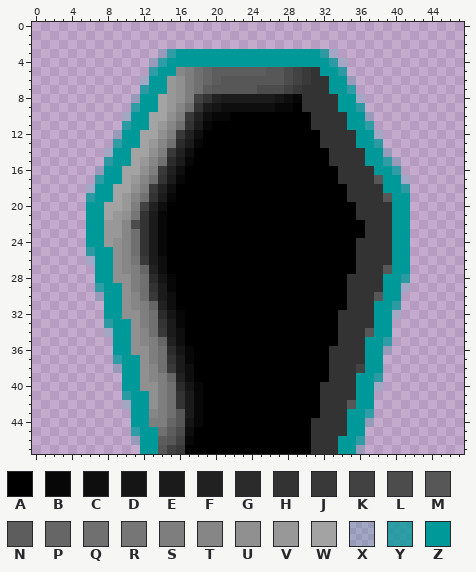
Edited in one commit: pixel-art sprite (res/objects/door/graphics.png). Above, as it was before the edit.
The file is 48x48 pixels. Colours within 5 levels of each other are drawn and written as one.
Palette (. is transparent): A #000000  B #070707  C #0e0e0e  D #151515  E #1b1b1b  F #212121  G #2b2b2b  H #333333  J #393939  K #424242  L #4c4c4c  M #575757  N #5d5d5d  P #666666  Q #707070  R #767676  S #7e7e7e  T #868686  U #909090  V #989898  W #a3a3a3  X #0099992c  Y #009999c3  Z #009999
Pixels before, first column x 6:
 3 ........XYZZZZZZZZZZZZZZZZYX........
 4 .......XYZZZZZZZZZZZZZZZZZZYX.......
 5 .......YZZTSQPNNNNNNMMLKJHZZY.......
 6 ......XZZVUSQPNMMMMMMMLKJHHZZX......
 7 ......YZZVUSQNMMMMMLLLKJHHHZZY......
 8 .....XZZWVUSKHFEEEEEEDCBHHHHZZX.....
 9 .....YZZWVTQHEDCCCCCCBBAHHHHZZY.....
10 ....XZZWWUSJFCBBAAAAAAAAAHHHHZZX....
11 ....YZZWVTQHEBAAAAAAAAAAAHHHHZZY....
12 ...XZZWWUSJFCAAAAAAAAAAAAAHHHHZZX...
13 ...YZZWVTQGEBAAAAAAAAAAAAAHHHHZZY...
14 ..XZZWWUSJFCAAAAAAAAAAAAAAAHHHHZZX..
15 ..YZZWVTQGEBAAAAAAAAAAAAAAAHHHHZZYX.
16 .XZZWWUSJFCAAAAAAAAAAAAAAAAAHHHHZZY.
17 .YZZWVTQHEBAAAAAAAAAAAAAAAAAHHHHMZZX
18 XZZWWUSJFCAAAAAAAAAAAAAAAAAAAHHHHZZY
19 YZZWVTQHEBAAAAAAAAAAAAAAAAAAAHHHHMZZ
20 ZZWWVSKFCAAAAAAAAAAAAAAAAAAAAAHHHHZZ
21 ZZWVURHEBAAAAAAAAAAAAAAAAAAAAAHHHHZZ
22 ZZVVTLHEBAAAAAAAAAAAAAAAAAAAAAAHHHZZ
23 ZZVVTQHEBAAAAAAAAAAAAAAAAAAAAAAHHHZZ
24 ZZVUTQHEBAAAAAAAAAAAAAAAAAAAAAHHHHZZ
25 YZZUTQHEBAAAAAAAAAAAAAAAAAAAAAHHHHZZ
26 XZZUTRJECAAAAAAAAAAAAAAAAAAAAAHHHHZZ
27 .ZZUTSPFCAAAAAAAAAAAAAAAAAAAAAHHHMZZ
28 .ZZUUSQGDBAAAAAAAAAAAAAAAAAAAHHHHZZY
29 .YZZUSQHEBAAAAAAAAAAAAAAAAAAAHHHHZZX
30 .XZZUTQJECAAAAAAAAAAAAAAAAAAAHHHMZZ.
31 ..ZZUTSPFCAAAAAAAAAAAAAAAAAAAHHHZZY.
32 ..ZZUUSQGDBAAAAAAAAAAAAAAAAAHHHHZZX.
33 ..YZZUSQHEBAAAAAAAAAAAAAAAAAHHHHZZ..
34 ..XZZUTQJECAAAAAAAAAAAAAAAAAHHHMZZ..
35 ...ZZUTSPFCAAAAAAAAAAAAAAAAAHHHZZY..
36 ...ZZUUSQGDBAAAAAAAAAAAAAAAHHHHZZX..
37 ...YZZUSQHEBAAAAAAAAAAAAAAAHHHHZZ...
38 ...XZZUTQJECAAAAAAAAAAAAAAAHHHKZZ...
39 ....ZZUTSPFCAAAAAAAAAAAAAAAHHHZZY...
40 ....ZZUUSQGDBAAAAAAAAAAAAAHHHHZZX...
41 ....YZZUSQHEBAAAAAAAAAAAAAHHHHZZ....
42 ....XZZUSQHEBAAAAAAAAAAAAAHHHMZZ....
43 .....ZZTSQMEBAAAAAAAAAAAAAHHHZZY....
44 .....ZZSSPMDBAAAAAAAAAAAAHHHHZZX....
45 .....YZZQNLCAAAAAAAAAAAAAHHHHZZ.....
46 .....XZZNMKBAAAAAAAAAAAAAHHHZZY.....
47 ......ZZMKJAAAAAAAAAAAAAAHHHZZX.....
And afterwards:
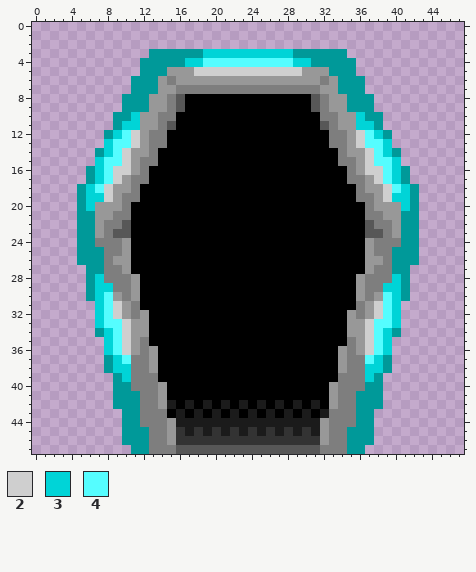
Colours new in this view: 2 #cfcfcf  3 #00d4d7  4 #55fdff
Difference:
Changed rows in their new state; - is an unchanged pixel.
first column x 5:
 3 --------ZZZ---3333333333---ZZZ--------
 4 -------ZZZ--33444444444433--ZZZ-------
 5 -------ZZ-VVV222222222222VVV-ZZ-------
 6 ------ZZ-VSVVVVVVVVVVVVVVVVSV-ZZ------
 7 ------ZZ-V-S-SSSSSSSSSSSSSSVV-ZZ------
 8 -----ZZ-VVSMAAAAAAAAAAAAAAMSVV-ZZ-----
 9 -----ZZ-VVSMAAAAAAAAAAAA-AMSVV-ZZ-----
10 ----ZZ3VVSSAAAAAA---------ASSVV3ZZ----
11 ----Z33VVSMAAAA-----------AMSVV33Z----
12 ---Z342VSSAAAA-------------ASSV243Z---
13 ---3442VSSAAAA-------------ASSV2443---
14 --Z342VVSAAAA---------------ASVV243Z--
15 --3442VSSAAAA---------------ASSV2443--
16 -Z3422VSAAAA-----------------ASV2243Z-
17 -Z342VSSAAAA-----------------ASSV243Z-
18 Z342VVSAAAA-------------------ASVV243Z
19 Z332VSSAAAA-------------------ASSV233Z
20 Z3VVVSAAAA---------------------ASVVV3Z
21 Z-VVSSAAAA---------------------ASSVV-Z
22 Z-VSSMAAAA----------------------MSSV-Z
23 Z-VSMMAAAA----------------------MMSV-Z
24 Z-SSSVAAAA---------------------AVSSS-Z
25 ZZ-SSVAAAA---------------------AVSS--Z
26 ZZ-SVVAAAA---------------------AVVS--Z
27 -Z-SSVAAAA---------------------AVSS---
28 -Z3SSSVAAAA-------------------AVSSS3Z-
29 -Z33SSVAAAA-------------------AVSS33Z-
30 -Z34VSVAAAA-------------------AVSV43Z-
31 --342VSAAAA-------------------ASV243--
32 --342VSVAAAA-----------------AVSV243--
33 --3442VVAAAA-----------------AVV2443--
34 --Z342VVAAAA-----------------AVV243Z--
35 ---342VSAAAA-----------------ASV243---
36 ---342VSVAAAA---------------AVSV243---
37 ---Z34SSVAAAA---------------AVSS43Z---
38 ---Z33SSVAAAA---------------AVSS33Z---
39 ----Z3SSSAAAA---------------ASSS3Z----
40 ----Z-SSSVAAAA-------------AVSSS-Z----
41 ----ZZ-SSVAAAA-------------AVSS--Z----
42 ----ZZ-SSVEA-AE-E-E-E-E-E-EAVSS--Z----
43 -----Z-SS-AEAE-E-E-E-E-E-E-ESSS-Z-----
44 -----Z-S--VEEEEEEEEEEEEEEEEVSSS-Z-----
45 -----ZZ-SSVHEHEHEHEHEHEHEHEVSS--Z-----
46 -----ZZ-SSVHHHHHHHHHHHHHHH-VSS-ZZ-----
47 ------Z-SSSMMMMMMMMMMMMMMMMSSS-Z------
